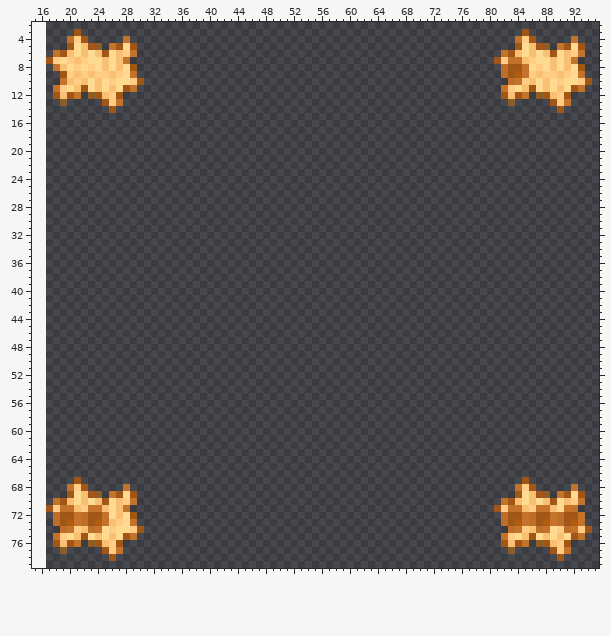
Two versions of one sprite sheet, Resources/Textures/Effects/speech.rsi/moth3.png. The picture above is the old version.
The file is 128x128 pixels. Colours within 5 levels of each other are drawn and written as one. Shown: x 15..95, y 2..79. The old version is drawn lined up with the new one, on the new canvas.
After:
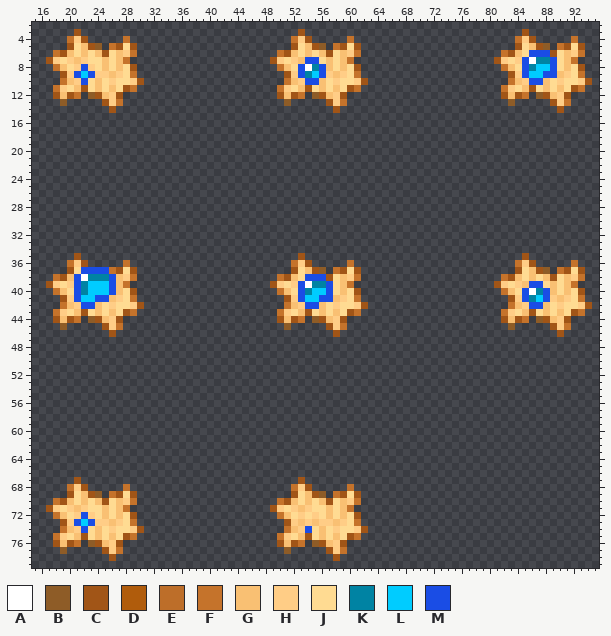
Palette (. is transparent): A #ffffff  B #8e5c27  C #a15517  D #b05c0c  E #bd6e29  F #c5732b  G #f9c073  H #ffcd86  J #ffdb92  K #0083a3  L #00ccff  M #1a4de5
Changes in this commit:
canvas 128x128 -> 96x96, the old top-left corner now at 17,-27 (the part of the old canvas that was cut away was empty and is not shown)
Changed rows in their new state; - is an unchanged pixel.
first column x 21:
 3 --------------------------------C------------------------------------
 4 -------------------------------FHC-----F-----------------------------
 5 -------------------------------CJGCB-FCJC----------------------------
 6 -----------------------------FCGJGJGCJGHF------------------------MMM-
 7 ----------------------------CHJHGMMJGJGF----------------------JHMAKKM
 8 -M---------------------------FGJMAKMGJGJC--------------------FGJMKLLM
 9 MLM---------------------------CHMKLMHGHJF--------------------.-HMLLMM
10 -M----------------------------FGHMMGJHJJHC--------------------FG-MM--
11 -----------------------------FHJGCJGJGJCF----------------------------
12 -----------------------------CGCF-BCGHC------------------------------
13 ------------------------------B-----CHF------------------------------
14 -------------------------------------C-------------------------------
first column x 17:
35 ----C-------------------------------C-------------------------------C---------
36 ---FHC-----F-----------------------FHC-----F-----------------------FHC-----F--
37 ---CJMMMMFCJC----------------------CJGCB-FCJC----------------------CJGCB-FCJC-
38 -FCGMAKKKMGHF--------------------FCGJMMMCJGHF--------------------FCGJGJGCJGHF-
39 CHJHMKLLLMGF--------------------CHJHMAKKMJGF--------------------CHJHGMMJGJGF--
40 -FGJMKLLLMGJC--------------------FGJMKLLMJGJC--------------------FGJMAKMGJGJC-
41 --CHMLLMMGHJF---------------------CHMLLMMGHJF---------------------CHMKLMHGHJF-
42 --FGHMMGJHJJHC--------------------FGHMMGJHJJHC--------------------FGHMMGJHJJHC
43 -FHJGCJGJGJCF--------------------FHJGCJGJGJCF--------------------FHJGCJGJGJCF-
44 -CGCF-BCGHC----------------------CGCF-BCGHC----------------------CGCF-BCGHC---
45 --B-----CHF-----------------------B-----CHF-----------------------B-----CHF---
46 ---------C-------------------------------C-------------------------------C----
first column x 18:
67 -----------------------------------C-------------------------------.---------
68 ----------------------------------FHC-----F-----------------------...-----.--
69 ----------------------------------CJGCB-FCJC----------------------.....-....-
70 --------------------------------FCGJGJGCJGHF--------------------............-
71 -JH--JJ------------------------CHJHGHJJGJGF--------------------............--
72 FGJHMHJG------------------------FGJHJHJGJGJC--------------------............-
73 .-HMLMHH-------------------------CHGHGHHGHJF--------------------............-
74 -FG-MJG--------------------------FGHMJGJHJJHC--------------------............
75 --------------------------------FHJGCJGJGJCF--------------------............-
76 --------------------------------CGCF-BCGHC----------------------....-.....---
77 ---------------------------------B-----CHF-----------------------.-----...---
78 ----------------------------------------C-------------------------------.----
